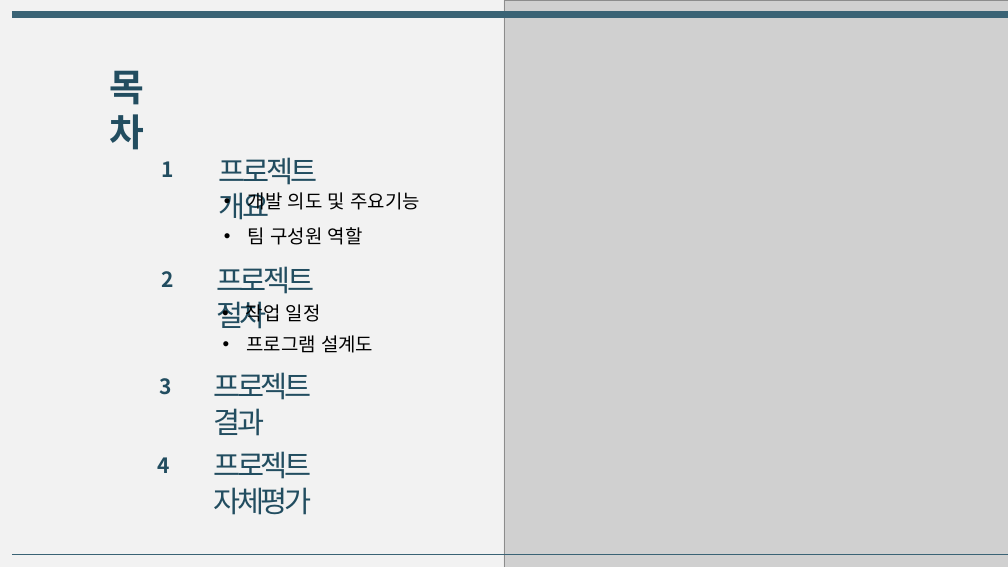
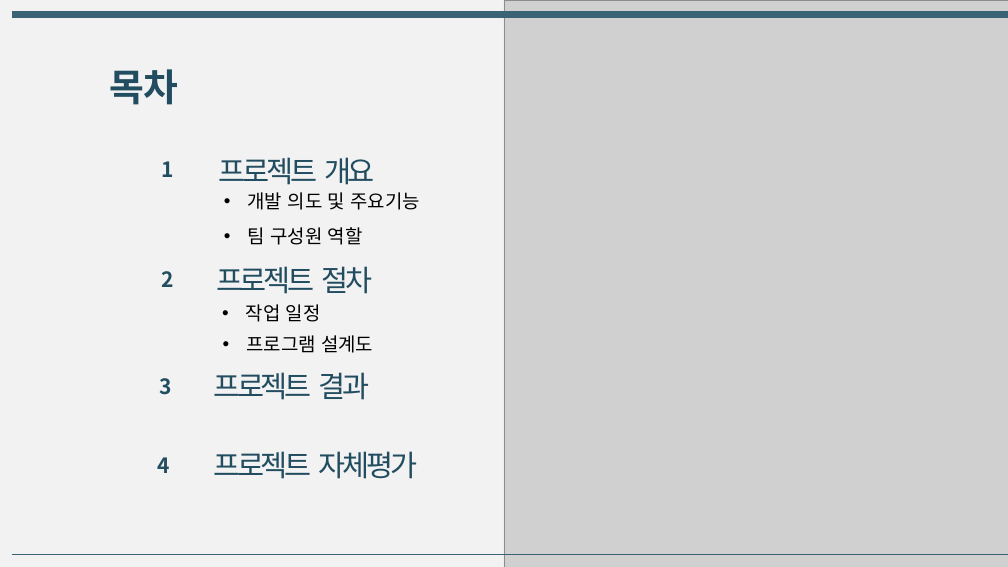
Before and after one commit to JeongYoonBaek/A11_BCS, a slide deck: slide 2 of 최종PPT/(C언어)A11_4조_BCS 최종발표.pptx. Drawn at 1008x567 pixels with LibreOffice and Linux fonts; fonts in the diff are those of the drawing; grey boxes stand for pictures. Boxes give left, top, right and bottom in pixels: in the first picture for what was removed or moved away, otherwise in the second. Text is boxed around its words. In the diff, an @@ line names an element or a change of style, - is before the commit and + after.

```diff
--- a/최종PPT/(C언어)A11_4조_BCS 최종발표.pptx
+++ b/최종PPT/(C언어)A11_4조_BCS 최종발표.pptx
@@ text "목차" rewrapped from [109, 70, 144, 150] to [109, 69, 179, 105] @@
@@ text "프로젝트 개요" rewrapped from [218, 157, 317, 220] to [218, 157, 375, 185] @@
@@ text "프로젝트 절차" rewrapped from [216, 266, 315, 329] to [216, 266, 373, 294] @@
@@ text "프로젝트 결과" rewrapped from [213, 372, 312, 436] to [213, 372, 370, 400] @@
@@ text "프로젝트 자체평가" rewrapped from [213, 451, 312, 515] to [213, 451, 418, 479] @@
```
Also in this commit, not shown: 13 other slides changed.
